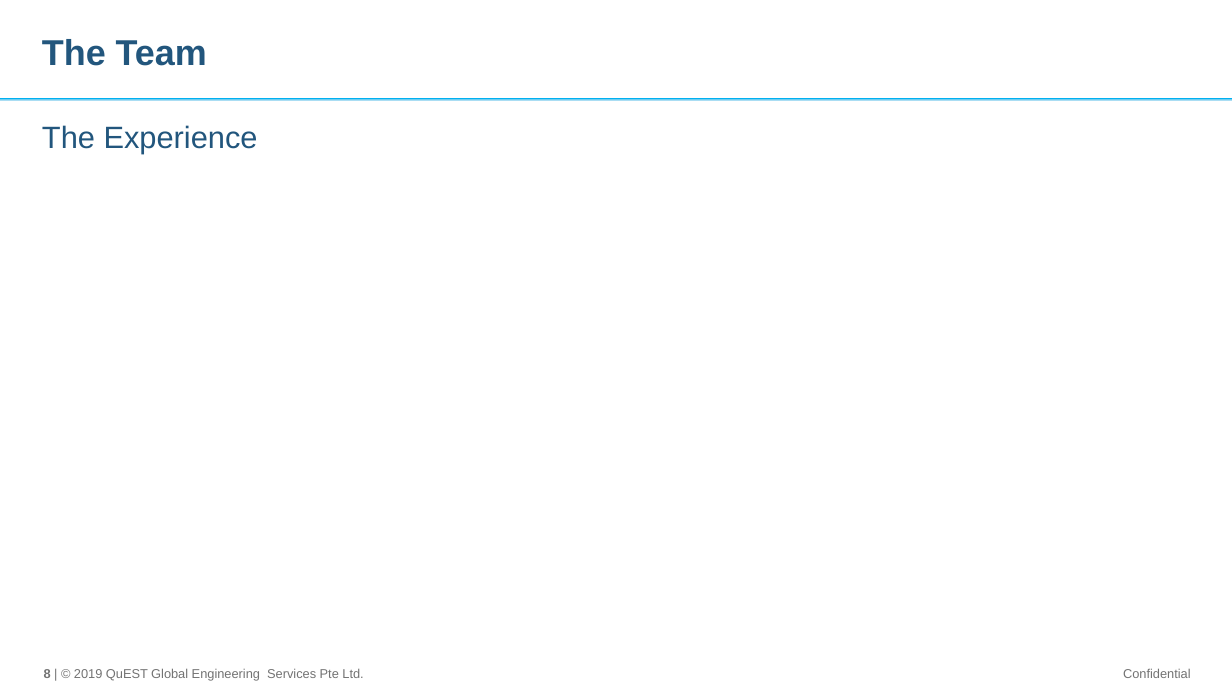
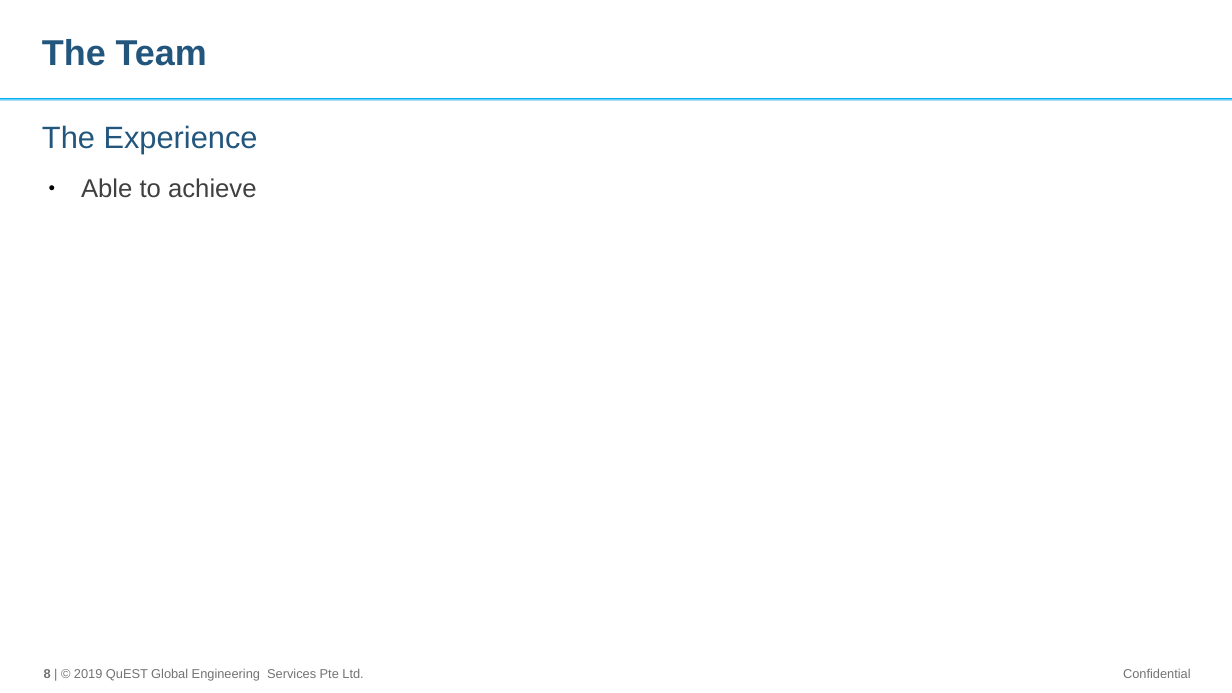
Before and after one commit to vishnurapps/BlueBytes, a slide deck: slide 8 of Doc/HackathonFY19-PresentationTemplate.odp. Drawn at 1232x693 pixels with LibreOffice and Linux fonts; fonts in the diff are those of the drawing; background and template pictures are left out. Boxes give left, top, right and bottom in pixels: in the first picture for what was removed or moved away, otherwise in the second. Text is boxed around its words. In the diff, an @@ line names an element or a change of style, - is before the commit and + after.

```diff
--- a/Doc/HackathonFY19-PresentationTemplate.odp
+++ b/Doc/HackathonFY19-PresentationTemplate.odp
@@ text added at (x1=81, y1=178, x2=257, y2=198), 20 pt, text #404040 @@
+● Able to achieve
```
Also in this commit, not shown: 4 other slides changed, 1 other file.
